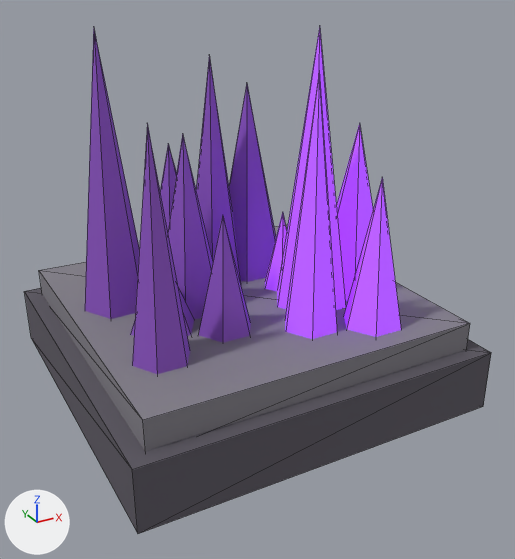
An edit to the glTF model models/obstacles/soul_crystals.glb, drawn before and after from the same camera.
Before and after are seen from a camera (50 mm lens) standing at (-1.61, -3.15, 2.11) and looking at (0.03, -0.17, 0.62). Lighting does not change. The marker at lower left points along +X, +Y and +Z. The older version comes first. Mesh edges are drawn as thin lines. Vertices at exactly the same position are counted once.

Objects in the first picture: 'Soul Crystals'.
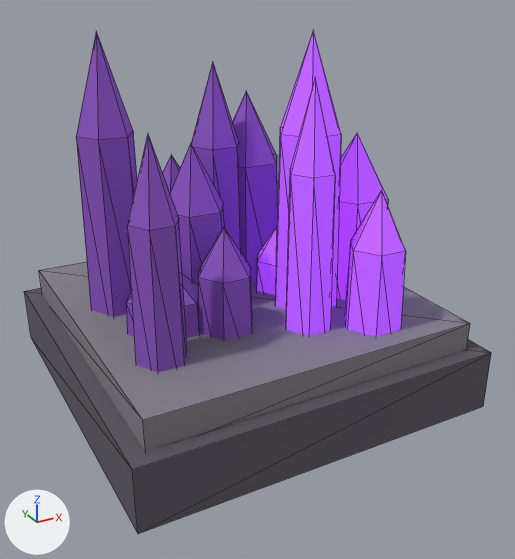
The change, as a list of edits to the scene's bpy script:
```text
Change me_soul_crystals:
    used by ob_soul_crystals; location = (0.0, 0.0, 0.0)
    remove me_soul_crystals.from_pydata(...)  # 185 vertices, 276 faces; spans x -0.95..0.95, y -0.95..0.95, z 0.0..1.86
    add me_soul_crystals.from_pydata(...)  # 254 vertices, 416 faces; spans x -0.95..0.95, y -0.95..0.95, z 0.0..1.84
    me_soul_crystals part 1: the loose piece of 9 vertices spanning x 0.1..0.46, y -0.16..0.16, z 0.18..0.9 is rebuilt with 13 vertices and now spans x 0.11..0.37, y -0.11..0.11, z 0.17..0.82
    me_soul_crystals part 2: the loose piece of 8 vertices spanning x 0.07..0.57, y -0.45..-0.02, z 0.18..1.86 is rebuilt with 13 vertices and now spans x 0.11..0.49, y -0.38..-0.05, z 0.17..1.84
    me_soul_crystals part 3: the loose piece of 8 vertices spanning x -0.41..0.09, y 0.28..0.71, z 0.18..1.22 is rebuilt with 13 vertices and now spans x -0.34..0.04, y 0.31..0.64, z 0.17..1.16
    me_soul_crystals part 4: the loose piece of 8 vertices spanning x -0.8..-0.44, y -0.6..-0.29, z 0.18..1.54 is rebuilt with 13 vertices and now spans x -0.75..-0.49, y -0.56..-0.33, z 0.17..1.5
    me_soul_crystals part 5: the loose piece of 8 vertices spanning x -0.53..-0.03, y -0.21..0.22, z 0.18..1.38 is rebuilt with 13 vertices and now spans x -0.43..-0.05, y -0.16..0.17, z 0.17..1.33
    me_soul_crystals part 6: the loose piece of 8 vertices spanning x 0.23..0.66, y -0.8..-0.43, z 0.18..1.22 is rebuilt with 13 vertices and now spans x 0.28..0.6, y -0.76..-0.48, z 0.17..1.16
    me_soul_crystals part 7: the loose piece of 8 vertices spanning x -0.21..0.22, y 0.09..0.47, z 0.18..1.7 is rebuilt with 13 vertices and now spans x -0.16..0.16, y 0.1..0.38, z 0.17..1.67
    me_soul_crystals part 8: the loose piece of 8 vertices spanning x -0.05..0.52, y 0.07..0.57, z 0.18..1.54 is rebuilt with 13 vertices and now spans x 0.0..0.44, y 0.11..0.49, z 0.17..1.5
    me_soul_crystals part 9: the loose piece of 8 vertices spanning x -0.02..0.34, y -0.65..-0.34, z 0.18..1.7 is rebuilt with 13 vertices and now spans x 0.02..0.28, y -0.59..-0.36, z 0.17..1.67
    me_soul_crystals part 10: the loose piece of 8 vertices spanning x -0.45..-0.02, y -0.51..-0.14, z 0.18..1.06 is rebuilt with 13 vertices and now spans x -0.38..-0.06, y -0.44..-0.16, z 0.17..0.99
    me_soul_crystals part 11: the loose piece of 8 vertices spanning x -0.78..-0.21, y -0.4..0.09, z 0.18..0.9 is rebuilt with 13 vertices and now spans x -0.7..-0.26, y -0.34..0.04, z 0.17..0.82
    me_soul_crystals part 12: the loose piece of 8 vertices spanning x -0.82..-0.39, y 0.02..0.39, z 0.18..1.86 is rebuilt with 13 vertices and now spans x -0.76..-0.44, y 0.06..0.34, z 0.17..1.84
    me_soul_crystals part 13: the loose piece of 8 vertices spanning x 0.32..0.89, y -0.45..0.05, z 0.18..1.38 is rebuilt with 13 vertices and now spans x 0.38..0.82, y -0.39..-0.01, z 0.17..1.33
    other edits to the shape of me_soul_crystals do not show in these pictures
```

Where the change shows, as pixel boxes (x1, y1, x2, y2) in the pictures (515 x 559 px):
'Soul Crystals', reshaped: before (24, 27, 491, 534); after (24, 31, 491, 534)
part 1 of me_soul_crystals, rebuilt: before (265, 212, 287, 291); after (257, 228, 277, 295)
part 2 of me_soul_crystals, rebuilt: before (277, 27, 346, 310); after (275, 31, 341, 308)
part 3 of me_soul_crystals, rebuilt: before (160, 144, 177, 230); after (162, 155, 180, 192)
part 4 of me_soul_crystals, rebuilt: before (132, 123, 190, 374); after (127, 134, 187, 372)
part 5 of me_soul_crystals, rebuilt: before (168, 133, 213, 320); after (170, 143, 224, 285)
part 6 of me_soul_crystals, rebuilt: before (344, 177, 401, 337); after (344, 190, 406, 337)
part 7 of me_soul_crystals, rebuilt: before (196, 56, 241, 283); after (191, 62, 240, 250)
part 8 of me_soul_crystals, rebuilt: before (229, 85, 276, 282); after (232, 91, 278, 282)
part 9 of me_soul_crystals, rebuilt: before (285, 74, 337, 339); after (286, 77, 335, 336)
part 10 of me_soul_crystals, rebuilt: before (198, 215, 251, 343); after (198, 228, 252, 340)
part 11 of me_soul_crystals, rebuilt (mostly hidden before): before (130, 287, 194, 336); after (126, 274, 200, 339)
part 12 of me_soul_crystals, rebuilt: before (85, 29, 139, 319); after (76, 31, 137, 317)
part 13 of me_soul_crystals, rebuilt: before (336, 123, 373, 301); after (337, 133, 388, 301)
